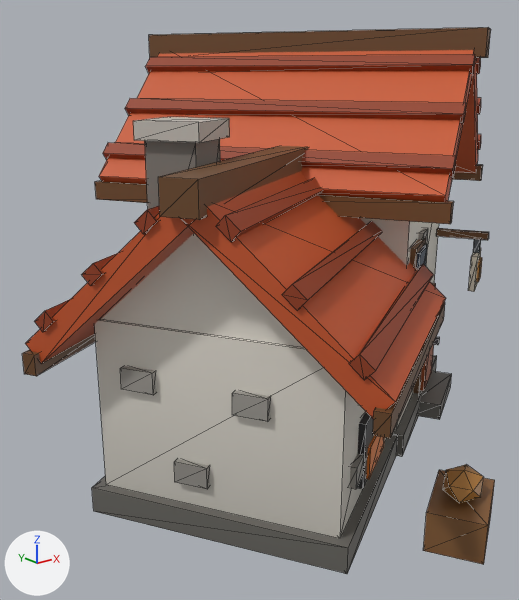
An edit to the glTF model art/models/building_10.glb, drawn before and after from the same camera.
Before and after are seen from a 50 mm lens placed at (-0.822, -0.91, 0.624), pointed at (-0.077, 0.021, 0.252). Lighting does not change. The marker at lower left points along +X, +Y and +Z. The first picture is the older version. Mesh edges are drawn as thin lines. Vertices at exactly the same position are counted once.

The scene before the commit, as lines of its bpy script (objects in view):
```python
me_building_10 = bpy.data.meshes.new('building_10')
me_building_10.from_pydata(...)  # 496 vertices, 744 faces; spans x -0.506..0.468, y -0.462..0.489, z 0.0..0.697
me_building_10.materials.append(mat_defaultmaterial)
ob_building_10 = bpy.data.objects.new('building_10', me_building_10)
ob_building_10.location = (0.0, 0.0, 0.0)
```
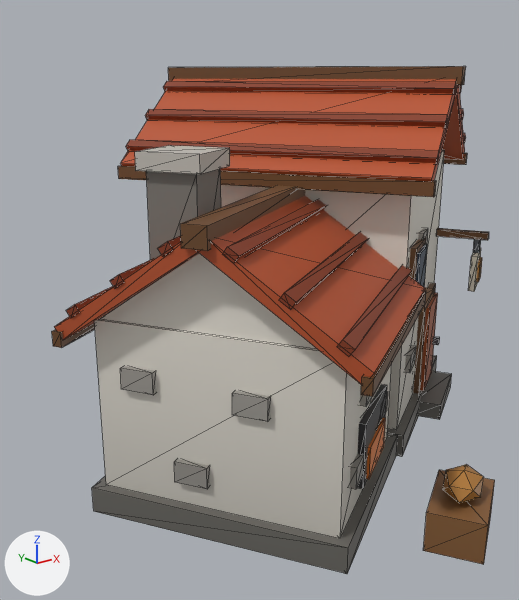
Location of each change, (x1, y1, x2, y2) in pixels of the pictures (519 x 600 px; the box of a moved part takes in the faces that stretch with it):
'building_10', reshaped (6% narrower, 7% shorter)
    before: (22, 27, 495, 574)
    after: (52, 66, 495, 574)
part 1 of me_building_10, moved or reshaped
    before: (133, 117, 230, 143)
    after: (135, 145, 230, 174)
part 2 of me_building_10, moved or reshaped
    before: (22, 27, 491, 438)
    after: (52, 66, 467, 397)
part 3 of me_building_10, recoloured
    before: (25, 54, 481, 402)
    after: (54, 81, 465, 373)

Edits to the bpy script that builds the scene:
```text
Change me_building_10:
    used by ob_building_10; location = (0.0, 0.0, 0.0)
    remove me_building_10.from_pydata(...)  # 496 vertices, 744 faces; spans x -0.506..0.468, y -0.462..0.489, z 0.0..0.697
    add me_building_10.from_pydata(...)  # 496 vertices, 744 faces; spans x -0.466..0.432, y -0.462..0.449, z 0.0..0.637
    me_building_10 part 1: the loose piece of 8 vertices spanning x -0.347..-0.218, y -0.136..-0.006, z 0.542..0.567 is moved by (0.0, 0.0, -0.04)
    me_building_10 part 2: 184 of 496 vertices moved; they spanned x -0.506..0.468, y -0.437..0.489, z 0.236..0.697 and now span x -0.466..0.429, y -0.397..0.449, z 0.269..0.637; mean shift (0.0, 0.0, -0.011); largest move (-0.004, 0.027, 0.515) -> (-0.03, 0.003, 0.455)
    me_building_10 part 3: 144 kept faces spanning x -0.461..0.425, y -0.394..0.445, z 0.278..0.624 get new vertex colours; the middle colour goes from brown #923d1d to brown #85391c
```
